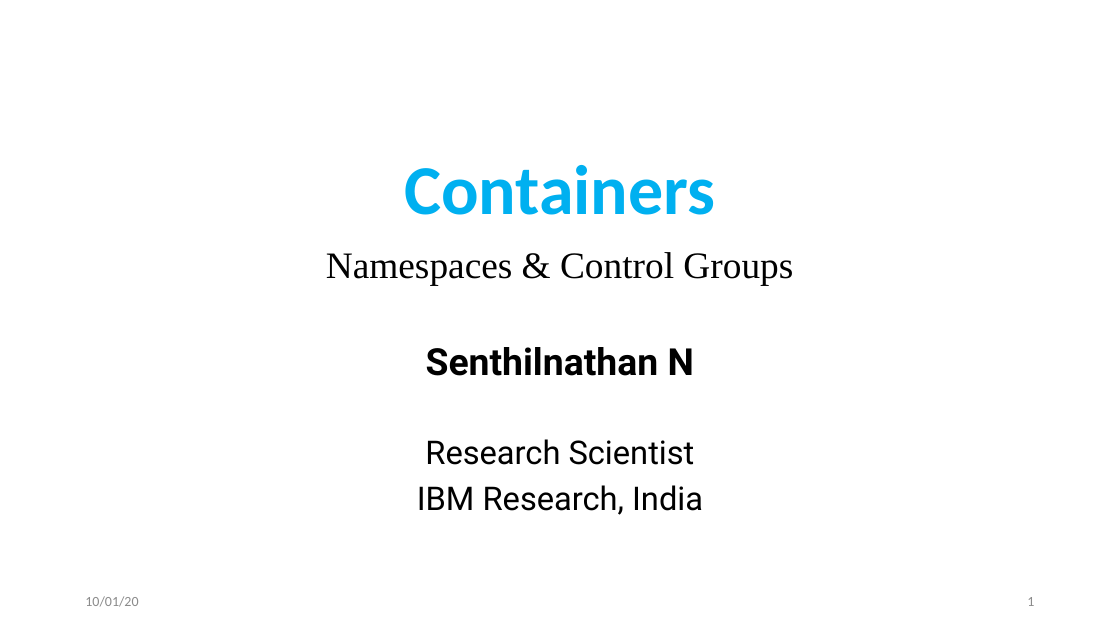
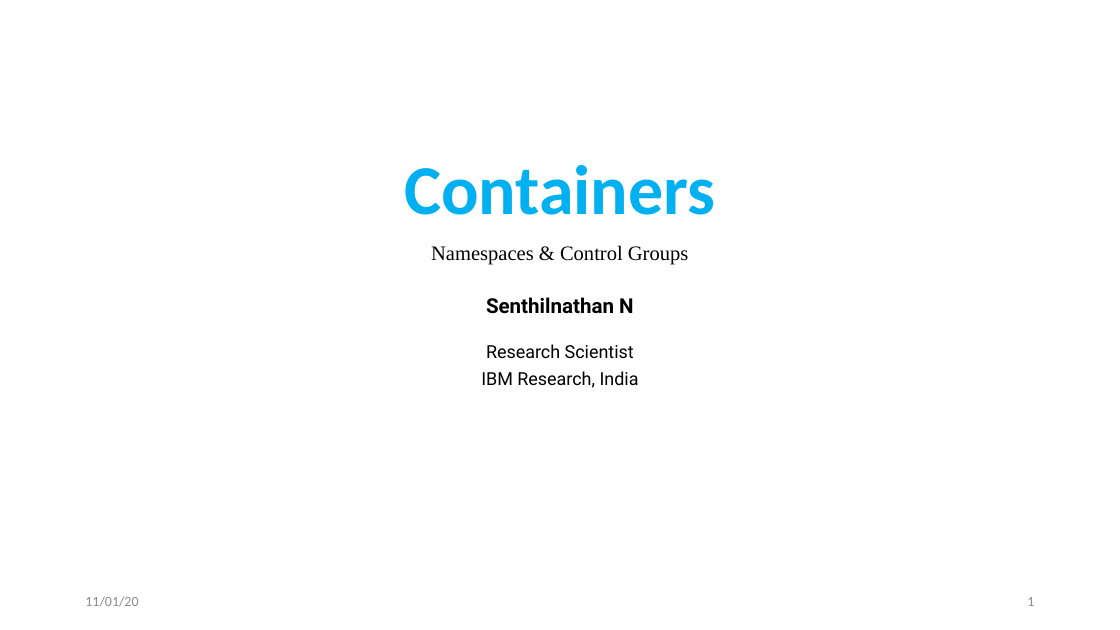
Before and after one commit to cendhu/container-namespaces, a slide deck: slide 1 of slides/containers-namespace-cgroups.pptx. Drawn at 1120x630 pixels with LibreOffice and Linux fonts; fonts in the diff are those of the drawing. Boxes give left, top, right and bottom in pixels: in the first picture for what was removed or moved away, otherwise in the second. Text is boxed around its words. In the diff, an @@ line names an element or a change of style, - is before the commit and + after.

```diff
--- a/slides/containers-namespace-cgroups.pptx
+++ b/slides/containers-namespace-cgroups.pptx
@@ subtitle "Namespaces & Control Groups" at (431,245,689,388): size 32 to 17.6 pt in "Namespaces & Control Groups", "Senthilnathan N"; size 28 to 15.4 pt in "Research Scientist", "IBM Research, India"; line spacing 0.9 to 0.7 @@
@@ text at (85,596,138,607): text changed @@
-10/01/20
+11/01/20
```
Also in this commit, not shown: 24 other slides changed, 1 slide added.
